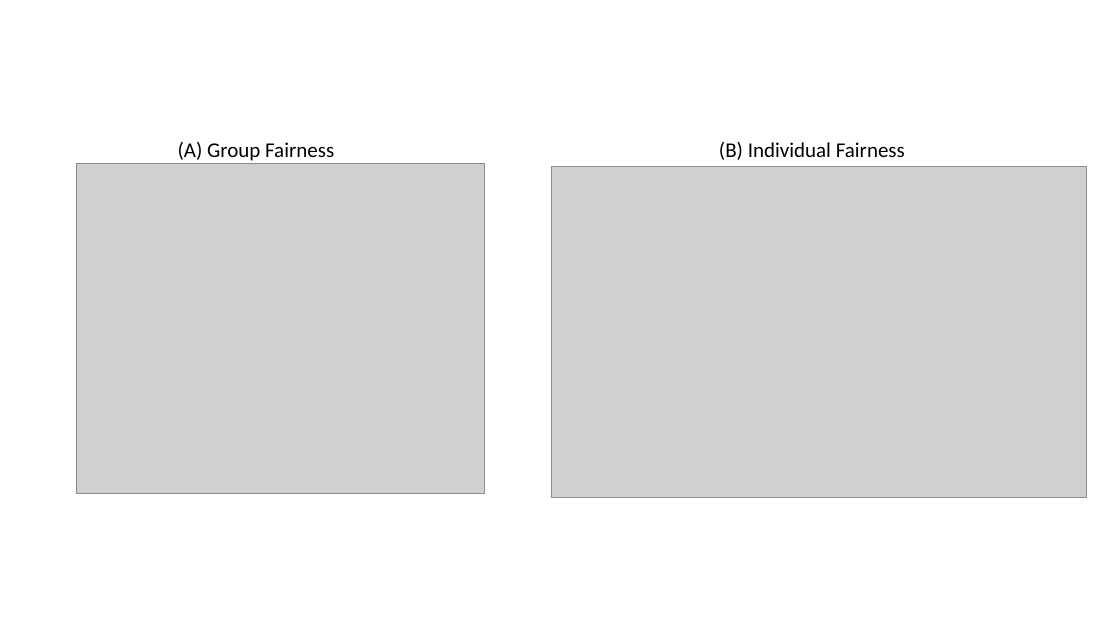
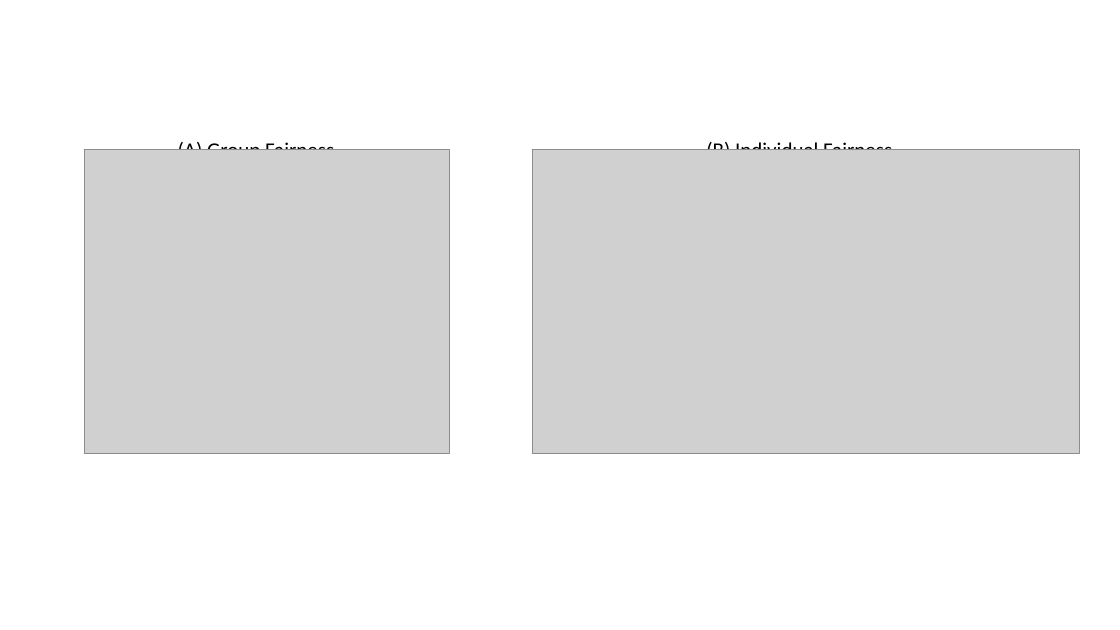
Before and after one commit to bhavyaghai/Cascaded-Debiasing, a slide deck: slide 7 of figures/cascade figures.pptx. Drawn at 1120x630 pixels with LibreOffice and Linux fonts; fonts in the diff are those of the drawing; grey boxes stand for pictures. Boxes give left, top, right and bottom in pixels: in the first picture for what was removed or moved away, otherwise in the second. Text is boxed around its words. In the diff, an @@ line names an element or a change of style, - is before the commit and + after.

```diff
--- a/figures/cascade figures.pptx
+++ b/figures/cascade figures.pptx
@@ text "(B) Individual Fairness" rewrapped from [719,142,905,160] to [706,140,892,150] @@
@@ picture: place and size @@
-picture at [76,163,485,493]
+picture at [84,150,449,454]
@@ picture: place and size @@
-picture at [552,167,1086,497]
+picture at [532,150,1079,454]
```
Also in this commit, not shown: 23 other files.
